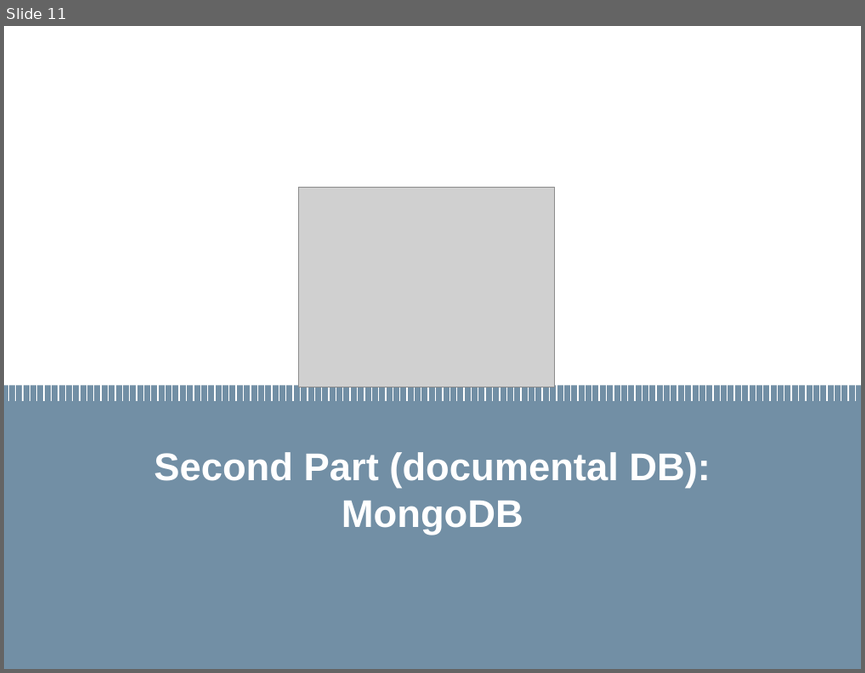
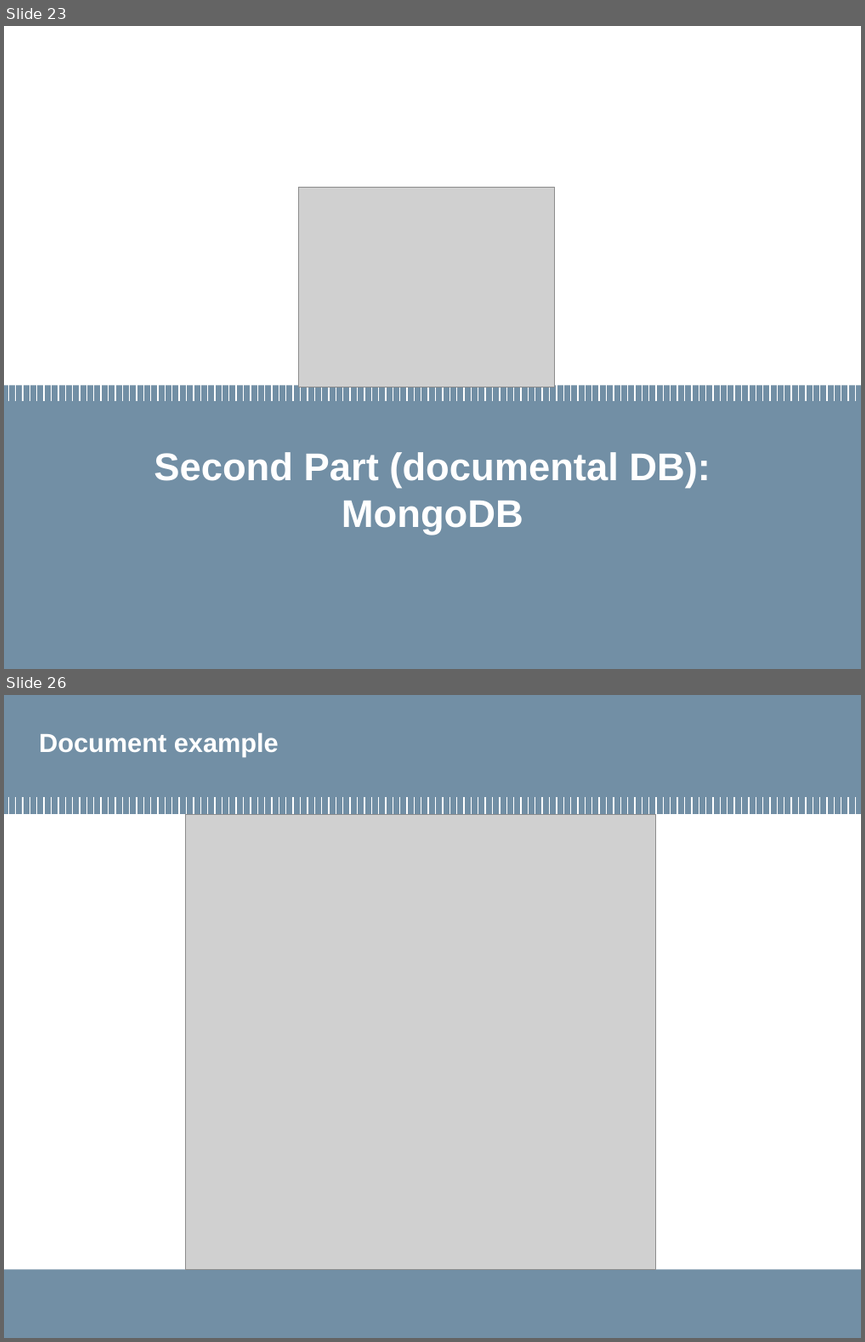
Before and after one commit to MarcoLucaPrevitera/BigData-Project, a slide deck: Presentation/FinalPresentation.pptx. Shown one above the other, each under a label of ours: slide 11 before the commit, slides 23 and 26 after it; the slides between them are not shown. The pictures are 865x673 and 865x1342 pixels, drawn with LibreOffice and Linux fonts; fonts in the diff are those of the drawing; grey boxes stand for pictures; background and template pictures are left out. Boxes give left, top, right and bottom in pixels: in the first picture for what was removed or moved away, otherwise in the second. Text is boxed around its words. In the diff, an @@ line names an element or a change of style, - is before the commit and + after.

```diff
--- a/Presentation/FinalPresentation.pptx
+++ b/Presentation/FinalPresentation.pptx
@@ slide 26 added at (4,695,861,1338), background #FFFFFF @@
@@ rectangle added at (4,695,861,814), fill #728FA5 @@
@@ title added at (39,732,279,756), 22 pt, text #FFFFFF, bold @@
+Document example
@@ picture added at (186,814,656,1269) @@
@@ group added at (8,797,856,814): 120 lines @@
@@ rectangle added at (4,1269,861,1338), fill #728FA5 @@
@@ rectangle added at (4,1287,323,1323), fill #728FA5 @@
@@ what was slide 11 is now slide 23 @@
```
Also in this commit, not shown: 10 slides changed, 23 other slides added, 6 slides removed, 10 other files.
